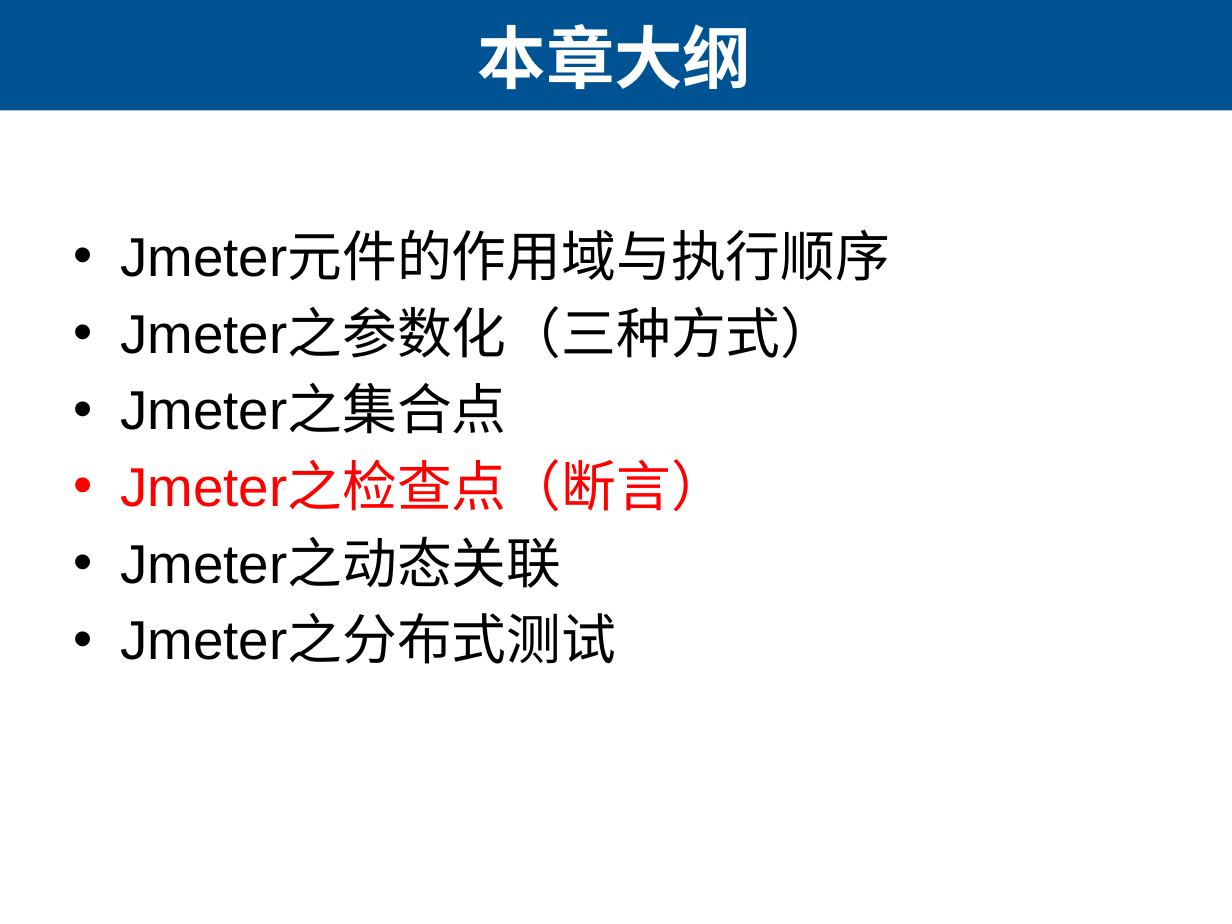
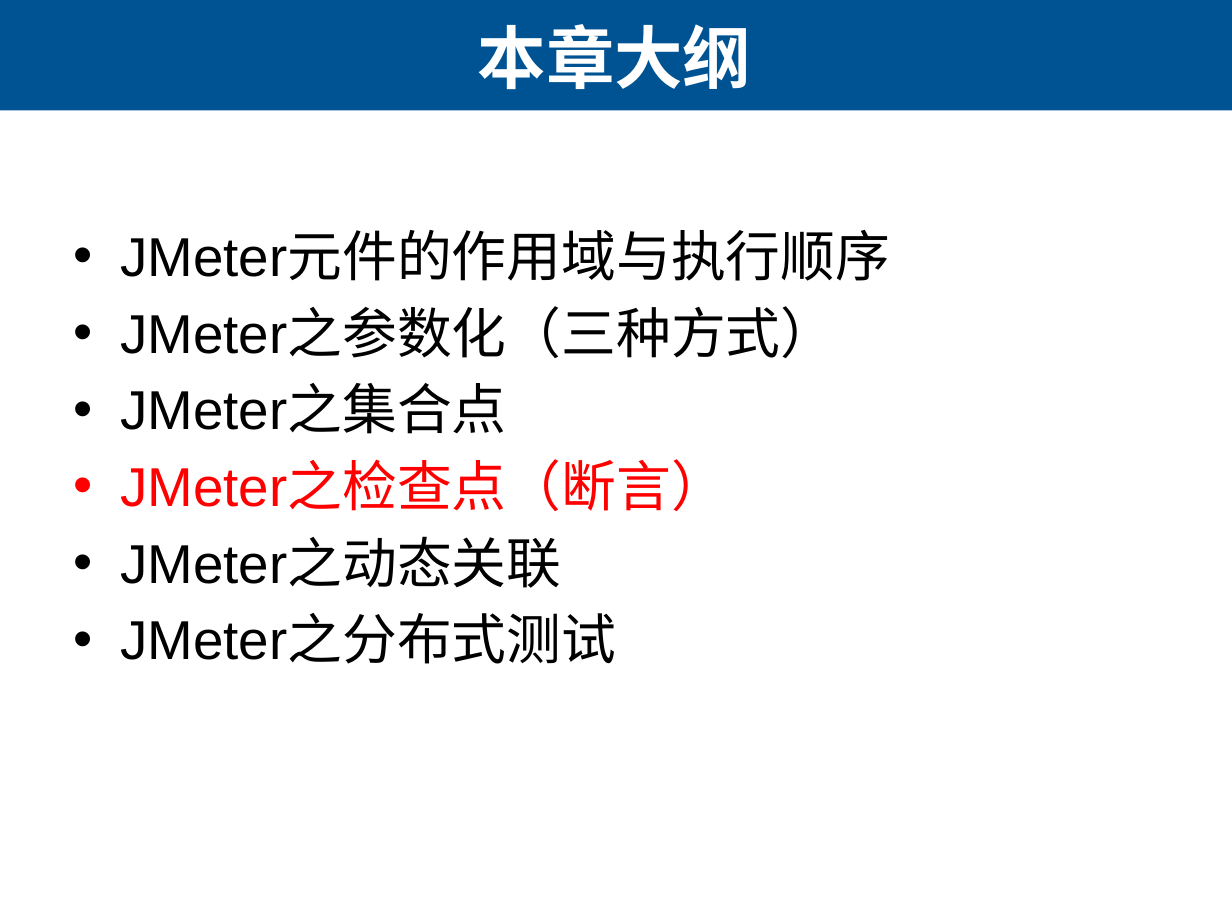
Before and after one commit to lihuanzhen/load-testing, a slide deck: slide 15 of 21 Jmeter的使用.pptx (slide 10 before the commit). Drawn at 1232x924 pixels with LibreOffice and Linux fonts; fonts in the diff are those of the drawing. Boxes give left, top, right and bottom in pixels: in the first picture for what was removed or moved away, otherwise in the second. Text is boxed around its words. In the diff, an @@ line names an element or a change of style, - is before the commit and + after.

```diff
--- a/21 Jmeter的使用.pptx
+++ b/21 Jmeter的使用.pptx
@@ text at [120,233,890,664]: text changed @@
-• Jmeter元件的作用域与执行顺序
-• Jmeter之参数化（三种方式）
-• Jmeter之集合点
-• Jmeter之检查点（断言）
-• Jmeter之动态关联
-• Jmeter之分布式测试
+• JMeter元件的作用域与执行顺序
+• JMeter之参数化（三种方式）
+• JMeter之集合点
+• JMeter之检查点（断言）
+• JMeter之动态关联
+• JMeter之分布式测试
```
Also in this commit, not shown: 12 other slides changed, 7 slides added, 1 other file.
